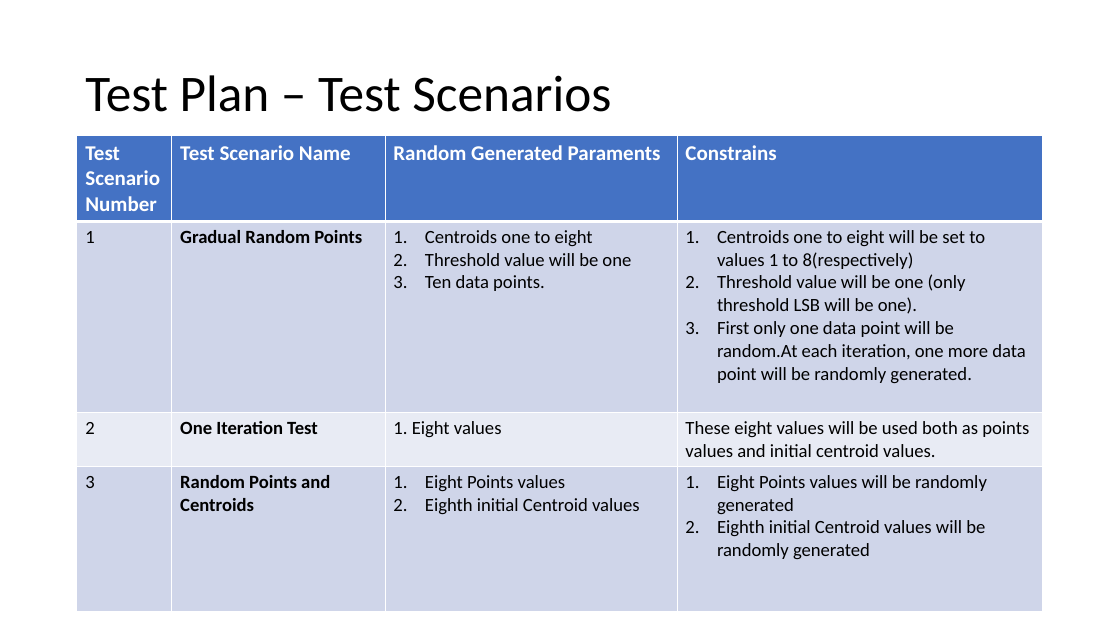
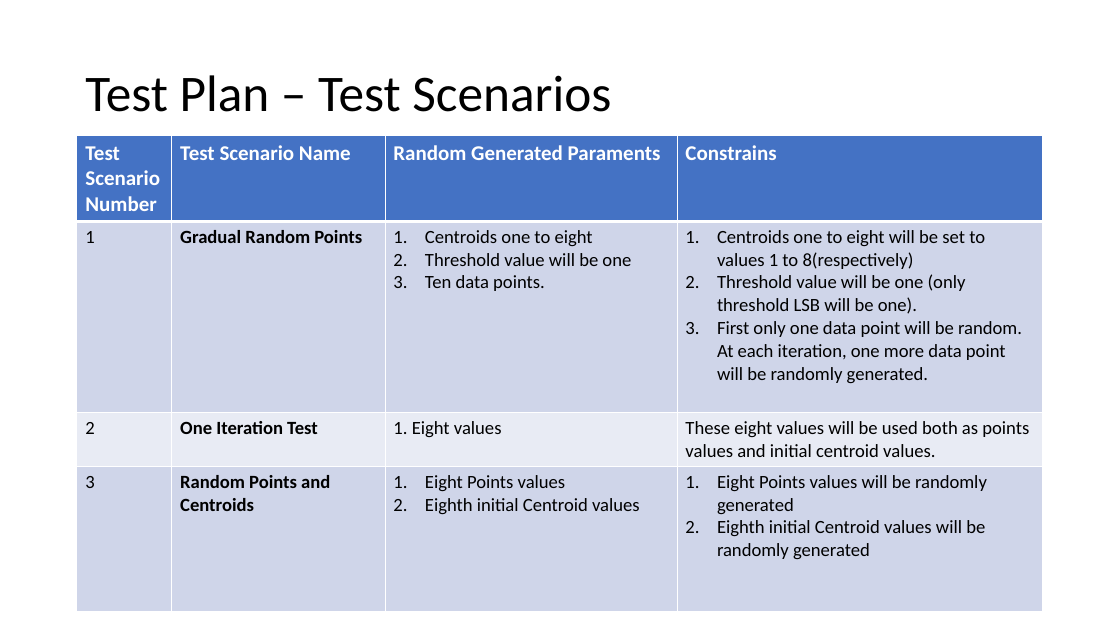
Before and after one commit to liotahuf/UVM_project, a slide deck: slide 27 of Final presentation 3.pptx. Drawn at 1120x630 pixels with LibreOffice and Linux fonts; fonts in the diff are those of the drawing. Boxes give left, top, right and bottom in pixels: in the first picture for what was removed or moved away, otherwise in the second. Text is boxed around its words. In the diff, an @@ line names an element or a change of style, - is before the commit and + after.

Commit message:
little fixes to final ptt3

```diff
--- a/Final presentation 3.pptx
+++ b/Final presentation 3.pptx
@@ table at [77, 136, 1044, 604] @@
-row 2, column 4: Centroids one to eight will be set to values 1 to 8(respectively) / Threshold value will be one (only threshold LSB will be one). / First only one data point will be random.At each iteration, one more data point will be randomly generated.
+row 2, column 4: Centroids one to eight will be set to values 1 to 8(respectively) / Threshold value will be one (only threshold LSB will be one). / First only one data point will be random. At each iteration, one more data point will be randomly generated.
```
Also in this commit, not shown: 7 other slides changed.
